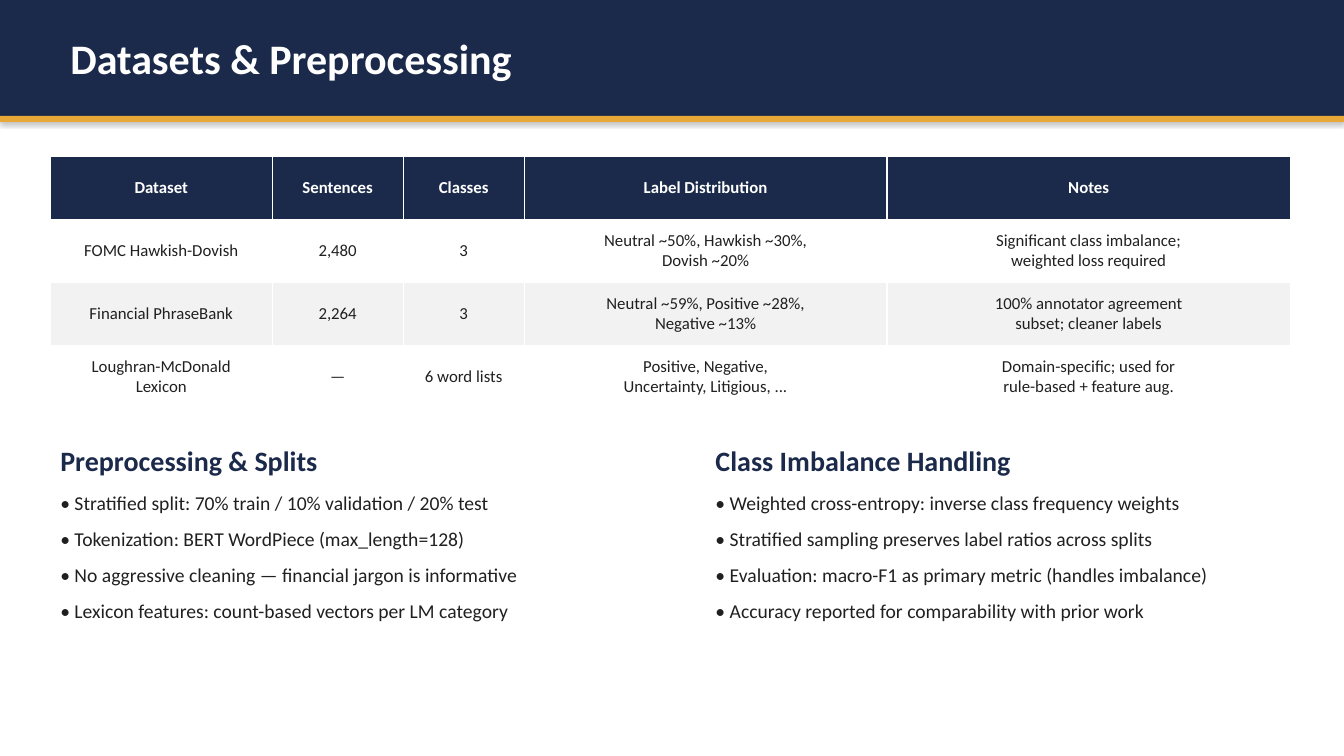
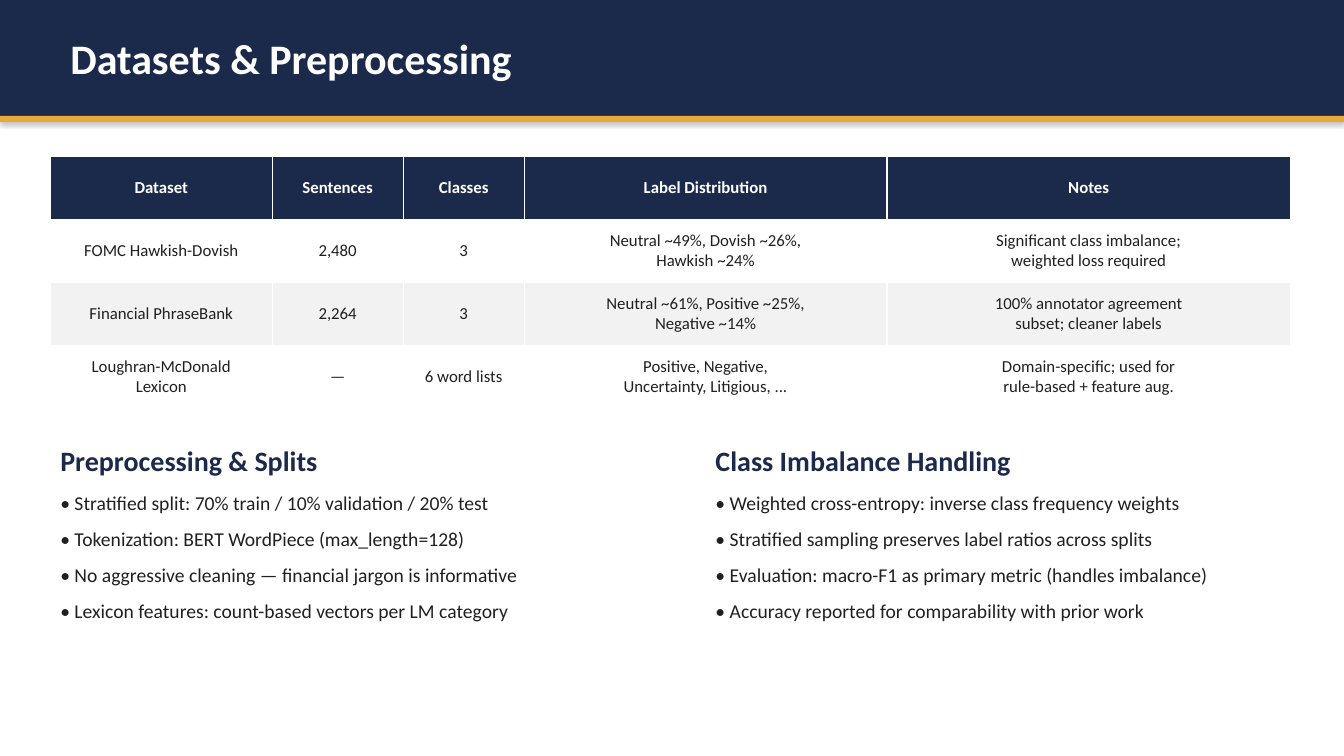
Before and after one commit to LouisNguyen1409/financial-nlp-stance-sentiment, a slide deck: slide 3 of presentation/COMP6713_Financial_NLP.pptx. Drawn at 1344x756 pixels with LibreOffice and Linux fonts; fonts in the diff are those of the drawing. Boxes give left, top, right and bottom in pixels: in the first picture for what was removed or moved away, otherwise in the second. Text is boxed around its words. In the diff, an @@ line names an element or a change of style, - is before the commit and + after.

```diff
--- a/presentation/COMP6713_Financial_NLP.pptx
+++ b/presentation/COMP6713_Financial_NLP.pptx
@@ table at <box>50,156,1291,408</box> @@
-row 2, column 4: Neutral ~50%, Hawkish ~30%, / Dovish ~20%
+row 2, column 4: Neutral ~49%, Dovish ~26%, / Hawkish ~24%
-row 3, column 4: Neutral ~59%, Positive ~28%, / Negative ~13%
+row 3, column 4: Neutral ~61%, Positive ~25%, / Negative ~14%
```
Also in this commit, not shown: 7 other slides changed, 29 other files.
